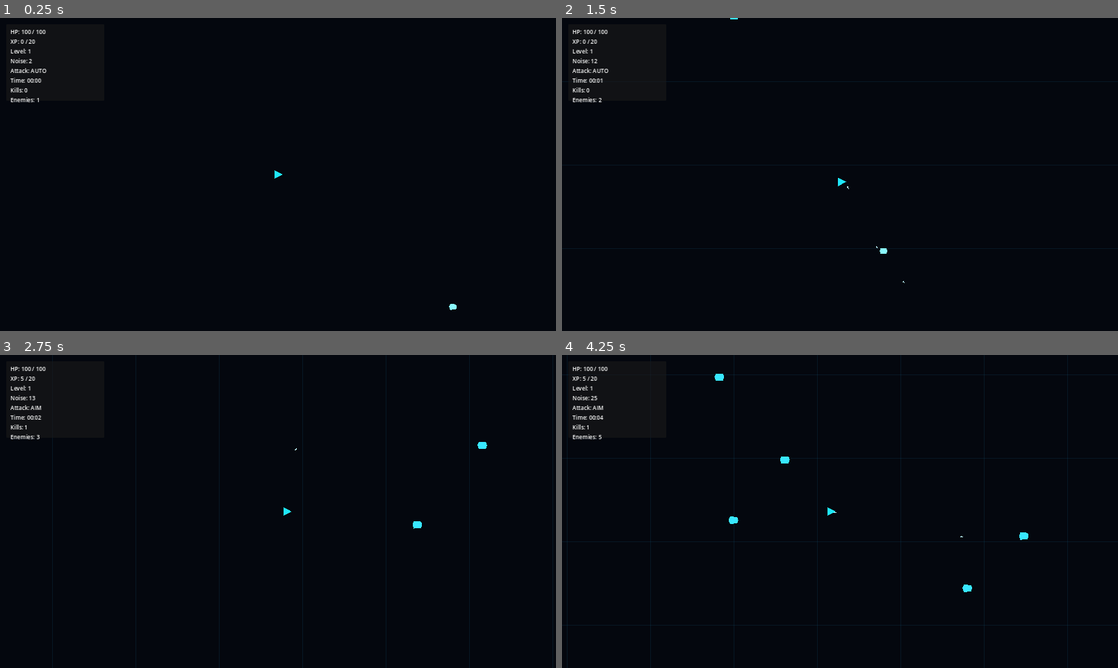
Above: before the commit, frames 1-4 (two rows, left to right).
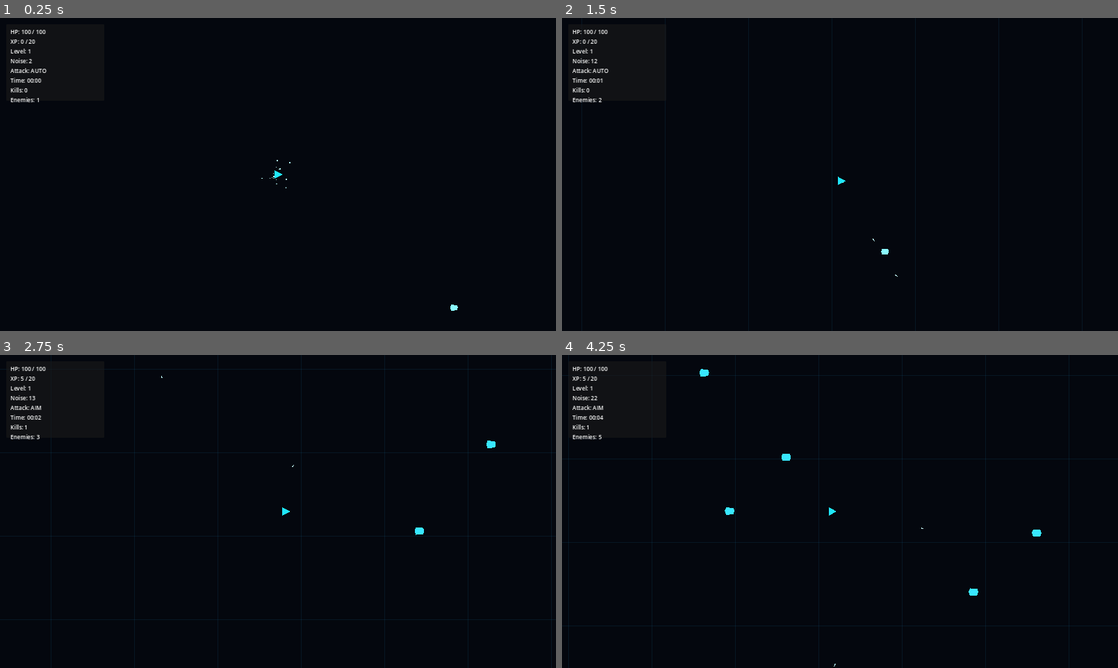
Above: after the commit, the same moments.

Repository: Constantine-S-AN/survival
Game: Godot game, scene res://scenes/game/GameRoot.tscn
The game is run twice, just before and just after one commit, with the same random seed, the same clock (stepped at 60 frames per second) and the same inputs.
Inputs (mouse positions are in pixels of both pictures, inside the frame that each line leads up to):
- Up to frame 1 (0.25 s): no input
- Up to frame 2 (1.5 s): tap Enter at 0.5 s; move the mouse to (962, 158) at 0.52 s; hold D (move_right) 0.53-1.28 s; tap Space (dash) at 0.6 s; click (962, 158) at 0.67 s; move the mouse to (728, 190) at 1.27 s; hold S (move_down) from 1.28 s (still down); click (728, 190) at 1.35 s
- Up to frame 3 (2.75 s): move the mouse to (333, 442) at 2.02 s; release S (move_down) at 2.03 s; hold D (move_right) from 2.03 s (still down); tap Tab (toggle_attack_mode) at 2.1 s
- Up to frame 4 (4.25 s): move the mouse to (812, 574) at 2.77 s; release D (move_right) at 2.78 s; hold W (move_up) 2.78-3.53 s; tap Shift at 2.85 s; click (812, 574) at 2.92 s; move the mouse to (1006, 558) at 3.52 s; hold A (move_left) from 3.53 s (still down); tap Space (dash) at 3.6 s

The runs differ from the first frame. In frame 1, less than 0.1% of the frame differs, in the area x 47-83%, y 45-94%; in frame 2, less than 0.1%; in frame 3, 0.2%; in frame 4, 0.3%, in the area x 0-92%, y 4-100%.

Commit message:
feat: add baseline hit feedback pipeline for M1.5

Diff:
--- a/project.godot
+++ b/project.godot
@@ -16,6 +16,7 @@
 
 [autoload]
 DataRegistry="*res://scripts/core/data_registry.gd"
+FeedbackBus="*res://scripts/core/feedback_bus.gd"
 
 [display]
 window/size/viewport_width=1600
--- a/scenes/player/Player.tscn
+++ b/scenes/player/Player.tscn
@@ -1,6 +1,7 @@
-[gd_scene load_steps=3 format=3]
+[gd_scene load_steps=4 format=3]
 
 [ext_resource type="Script" path="res://scripts/entities/player.gd" id="1"]
+[ext_resource type="Script" path="res://scripts/game/camera_shake.gd" id="2"]
 
 [sub_resource type="CircleShape2D" id="1"]
 radius = 14.0
@@ -18,6 +19,7 @@
 shape = SubResource("1")
 
 [node name="Camera2D" type="Camera2D" parent="."]
+script = ExtResource("2")
 current = true
 position_smoothing_enabled = true
 position_smoothing_speed = 8.0
--- a/scenes/world/World.tscn
+++ b/scenes/world/World.tscn
@@ -16,3 +16,11 @@
 
 [node name="Player" parent="." instance=ExtResource("4")]
 position = Vector2(0, 0)
+
+[node name="ShotSfx" type="AudioStreamPlayer" parent="."]
+volume_db = -12.0
+max_polyphony = 6
+
+[node name="HitSfx" type="AudioStreamPlayer" parent="."]
+volume_db = -8.0
+max_polyphony = 14
--- /dev/null
+++ b/scripts/core/feedback_bus.gd
@@ -0,0 +1,12 @@
+extends Node
+
+signal hit_landed(world_position: Vector2, intensity: float, killed: bool)
+signal shot_fired(world_position: Vector2, intensity: float)
+
+
+func emit_hit(world_position: Vector2, intensity: float = 0.12, killed: bool = false) -> void:
+	hit_landed.emit(world_position, clampf(intensity, 0.02, 1.0), killed)
+
+
+func emit_shot(world_position: Vector2, intensity: float = 0.08) -> void:
+	shot_fired.emit(world_position, clampf(intensity, 0.02, 1.0))
--- a/scripts/entities/enemy.gd
+++ b/scripts/entities/enemy.gd
@@ -65,13 +65,15 @@
 	return threat + (160.0 / distance)
 
 
-func take_hit(damage: float, impulse: Vector2 = Vector2.ZERO) -> void:
+func take_hit(damage: float, impulse: Vector2 = Vector2.ZERO) -> bool:
 	hp -= damage
 	knockback_velocity += impulse
 	_flash_hit()
 	if hp <= 0.0:
 		died.emit(enemy_id, xp_reward)
 		queue_free()
+		return true
+	return false
 
 
 func _flash_hit() -> void:
--- a/scripts/entities/player.gd
+++ b/scripts/entities/player.gd
@@ -119,6 +119,7 @@
 		return
 
 	_fire_weapon(weapon, fire_direction)
+	FeedbackBus.emit_shot(global_position, 0.12)
 	var base_cooldown := float(weapon.get("cooldown", 0.5))
 	attack_cd_remaining = max(0.06, base_cooldown / max(0.1, attack_speed_mult))
 	_add_noise(float(weapon.get("noise", 3.0)))
--- a/scripts/entities/projectile.gd
+++ b/scripts/entities/projectile.gd
@@ -44,7 +44,9 @@
 	if body == source_owner:
 		return
 	if body.is_in_group("enemy") and body.has_method("take_hit"):
-		body.take_hit(damage, direction * 180.0)
+		var killed := bool(body.take_hit(damage, direction * 180.0))
+		var intensity := clampf((damage / 34.0) + (0.07 if killed else 0.0), 0.08, 0.34)
+		FeedbackBus.emit_hit(global_position, intensity, killed)
 		hit_count += 1
 		if hit_count > pierce:
 			queue_free()
--- /dev/null
+++ b/scripts/game/camera_shake.gd
@@ -0,0 +1,35 @@
+extends Camera2D
+class_name CameraShake
+
+@export var decay: float = 3.2
+@export var max_offset: Vector2 = Vector2(16.0, 11.0)
+@export var max_rotation: float = 0.04
+
+var trauma: float = 0.0
+var tick: float = 0.0
+var noise := FastNoiseLite.new()
+
+
+func _ready() -> void:
+	noise.seed = int(Time.get_ticks_usec() % 100000)
+	noise.frequency = 0.12
+
+
+func add_trauma(amount: float) -> void:
+	trauma = clampf(trauma + amount, 0.0, 1.0)
+
+
+func _process(delta: float) -> void:
+	tick += delta * 60.0
+	if trauma <= 0.0:
+		offset = offset.lerp(Vector2.ZERO, minf(1.0, delta * 15.0))
+		rotation = lerpf(rotation, 0.0, minf(1.0, delta * 15.0))
+		return
+
+	trauma = maxf(0.0, trauma - decay * delta)
+	var shake: float = trauma * trauma
+	offset = Vector2(
+		noise.get_noise_2d(0.0, tick),
+		noise.get_noise_2d(73.0, tick)
+	) * max_offset * shake
+	rotation = noise.get_noise_2d(141.0, tick) * max_rotation * shake
--- a/scripts/game/game_root.gd
+++ b/scripts/game/game_root.gd
@@ -14,9 +14,12 @@
 var elapsed_time := 0.0
 var kills := 0
 var run_state := STATE_PLAYING
+var hitstop_active := false
+var hitstop_end_usec: int = 0
 
 
 func _ready() -> void:
+	Engine.time_scale = 1.0
 	InputConfig.ensure_default_actions()
 	if not DataRegistry.load_all():
 		push_error("DataRegistry failed to load JSON. Check console for details.")
@@ -29,6 +32,7 @@
 	world.player.level_up_requested.connect(_on_player_level_up_requested)
 	world.player.attack_mode_changed.connect(_on_player_attack_mode_changed)
 	world.enemy_manager.enemy_killed.connect(_on_enemy_killed)
+	FeedbackBus.hit_landed.connect(_on_hit_landed)
 
 	ui.upgrade_selected.connect(_on_upgrade_selected)
 	ui.retry_requested.connect(_on_retry_requested)
@@ -38,6 +42,9 @@
 
 
 func _process(delta: float) -> void:
+	if hitstop_active and Time.get_ticks_usec() >= hitstop_end_usec:
+		Engine.time_scale = 1.0
+		hitstop_active = false
 	if run_state != STATE_PLAYING:
 		return
 	elapsed_time += delta
@@ -67,6 +74,21 @@
 	_refresh_hud()
 
 
+func _on_hit_landed(_world_position: Vector2, intensity: float, _killed: bool) -> void:
+	if run_state != STATE_PLAYING:
+		return
+	world.apply_screen_shake(0.06 + intensity * 0.14)
+	_apply_hitstop(0.038 + intensity * 0.04)
+
+
+func _apply_hitstop(duration: float) -> void:
+	if hitstop_active:
+		return
+	hitstop_active = true
+	Engine.time_scale = 0.08
+	hitstop_end_usec = Time.get_ticks_usec() + int(duration * 1000000.0)
+
+
 func _on_player_died() -> void:
 	_set_state(STATE_GAME_OVER)
 	ui.show_game_over({
@@ -79,6 +101,7 @@
 
 func _on_retry_requested() -> void:
 	get_tree().paused = false
+	Engine.time_scale = 1.0
 	get_tree().reload_current_scene()
 
 
@@ -96,3 +119,7 @@
 	hud["enemy_count"] = world.enemy_manager.get_alive_enemy_count()
 	hud["state"] = run_state
 	ui.update_hud(hud)
+
+
+func _exit_tree() -> void:
+	Engine.time_scale = 1.0
--- a/scripts/game/world.gd
+++ b/scripts/game/world.gd
@@ -4,15 +4,99 @@
 @onready var projectile_manager = $ProjectileManager
 @onready var enemy_manager = $EnemyManager
 @onready var player = $Player
+@onready var camera = $Player/Camera2D
+@onready var hit_sfx = $HitSfx
+@onready var shot_sfx = $ShotSfx
+
+var sfx_rng := RandomNumberGenerator.new()
 
 
 func _ready() -> void:
+	sfx_rng.seed = int(Time.get_unix_time_from_system())
+	_configure_synth_player(hit_sfx)
+	_configure_synth_player(shot_sfx)
+	FeedbackBus.hit_landed.connect(_on_hit_landed)
+	FeedbackBus.shot_fired.connect(_on_shot_fired)
 	queue_redraw()
 
 
 func setup_run(run_rng: RandomNumberGenerator) -> void:
 	player.setup(enemy_manager, projectile_manager, run_rng)
 	enemy_manager.setup(player, run_rng)
+
+
+func apply_screen_shake(amount: float) -> void:
+	if camera != null and camera.has_method("add_trauma"):
+		camera.add_trauma(amount)
+
+
+func _on_hit_landed(world_position: Vector2, intensity: float, killed: bool) -> void:
+	_spawn_hit_particles(world_position, intensity, killed)
+	_play_hit_sfx(intensity, killed)
+
+
+func _on_shot_fired(_world_position: Vector2, intensity: float) -> void:
+	_play_shot_sfx(intensity)
+
+
+func _spawn_hit_particles(world_position: Vector2, intensity: float, killed: bool) -> void:
+	var p := CPUParticles2D.new()
+	add_child(p)
+	p.global_position = world_position
+	p.one_shot = true
+	p.emitting = true
+	p.amount = 10 + int(round(intensity * 16.0)) + (8 if killed else 0)
+	p.lifetime = 0.18 + intensity * 0.08
+	p.explosiveness = 0.95
+	p.spread = 180.0
+	p.gravity = Vector2.ZERO
+	p.direction = Vector2.RIGHT
+	p.initial_velocity_min = 70.0
+	p.initial_velocity_max = 220.0 + intensity * 130.0
+	p.scale_amount_min = 1.6
+	p.scale_amount_max = 3.6 + intensity * 1.8
+	p.color = Color(0.72, 0.98, 1.0, 0.95) if not killed else Color(1.0, 0.98, 0.75, 1.0)
+	p.finished.connect(p.queue_free)
+
+
+func _configure_synth_player(player_ref: AudioStreamPlayer) -> void:
+	var stream := AudioStreamGenerator.new()
+	stream.mix_rate = 44100.0
+	stream.buffer_length = 0.12
+	player_ref.stream = stream
+
+
+func _play_shot_sfx(intensity: float) -> void:
+	shot_sfx.play()
+	var playback = shot_sfx.get_stream_playback()
+	if playback is AudioStreamGeneratorPlayback:
+		var generator: AudioStreamGeneratorPlayback = playback
+		var sample_rate := 44100.0
+		var length := 0.055
+		var freq_base := sfx_rng.randf_range(620.0, 780.0)
+		for i in range(int(sample_rate * length)):
+			var t := float(i) / sample_rate
+			var env := exp(-t * 42.0)
+			var wave := sin(TAU * (freq_base - 260.0 * t) * t)
+			var sample := wave * env * (0.09 + intensity * 0.18)
+			generator.push_frame(Vector2(sample, sample))
+
+
+func _play_hit_sfx(intensity: float, killed: bool) -> void:
+	hit_sfx.play()
+	var playback = hit_sfx.get_stream_playback()
+	if playback is AudioStreamGeneratorPlayback:
+		var generator: AudioStreamGeneratorPlayback = playback
+		var sample_rate := 44100.0
+		var length := 0.08 + (0.03 if killed else 0.0)
+		var freq_base := sfx_rng.randf_range(740.0, 980.0)
+		for i in range(int(sample_rate * length)):
+			var t := float(i) / sample_rate
+			var env := exp(-t * 32.0)
+			var wave := sin(TAU * (freq_base - 420.0 * t) * t)
+			var noise := sfx_rng.randf_range(-1.0, 1.0)
+			var sample := (wave * 0.72 + noise * 0.28) * env * (0.12 + intensity * 0.26)
+			generator.push_frame(Vector2(sample, sample))
 
 
 func _draw() -> void:
Not shown, changed: .gitignore
Not shown, changed: README.md
Not shown, changed: docs/M1_ACCEPTANCE.md
